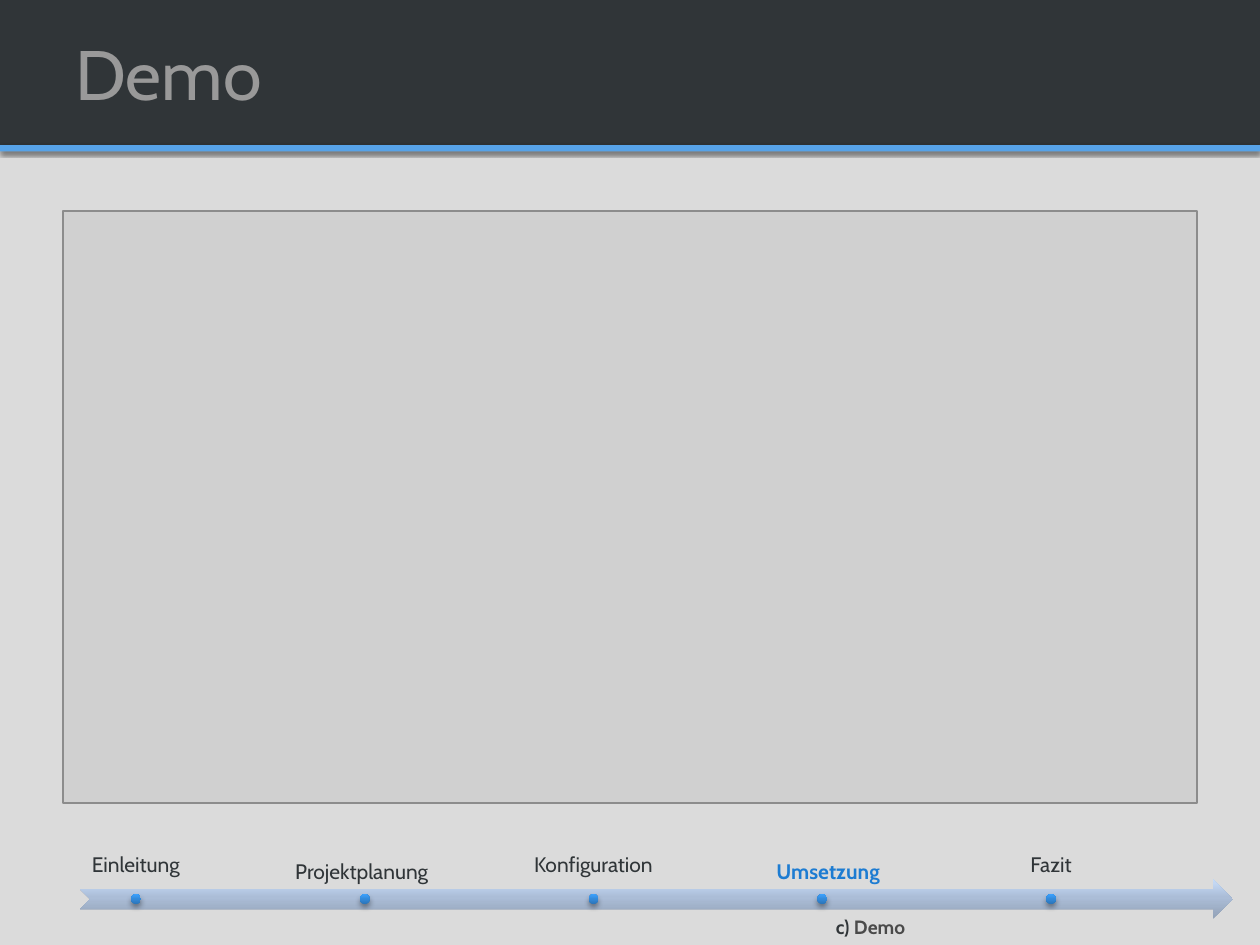
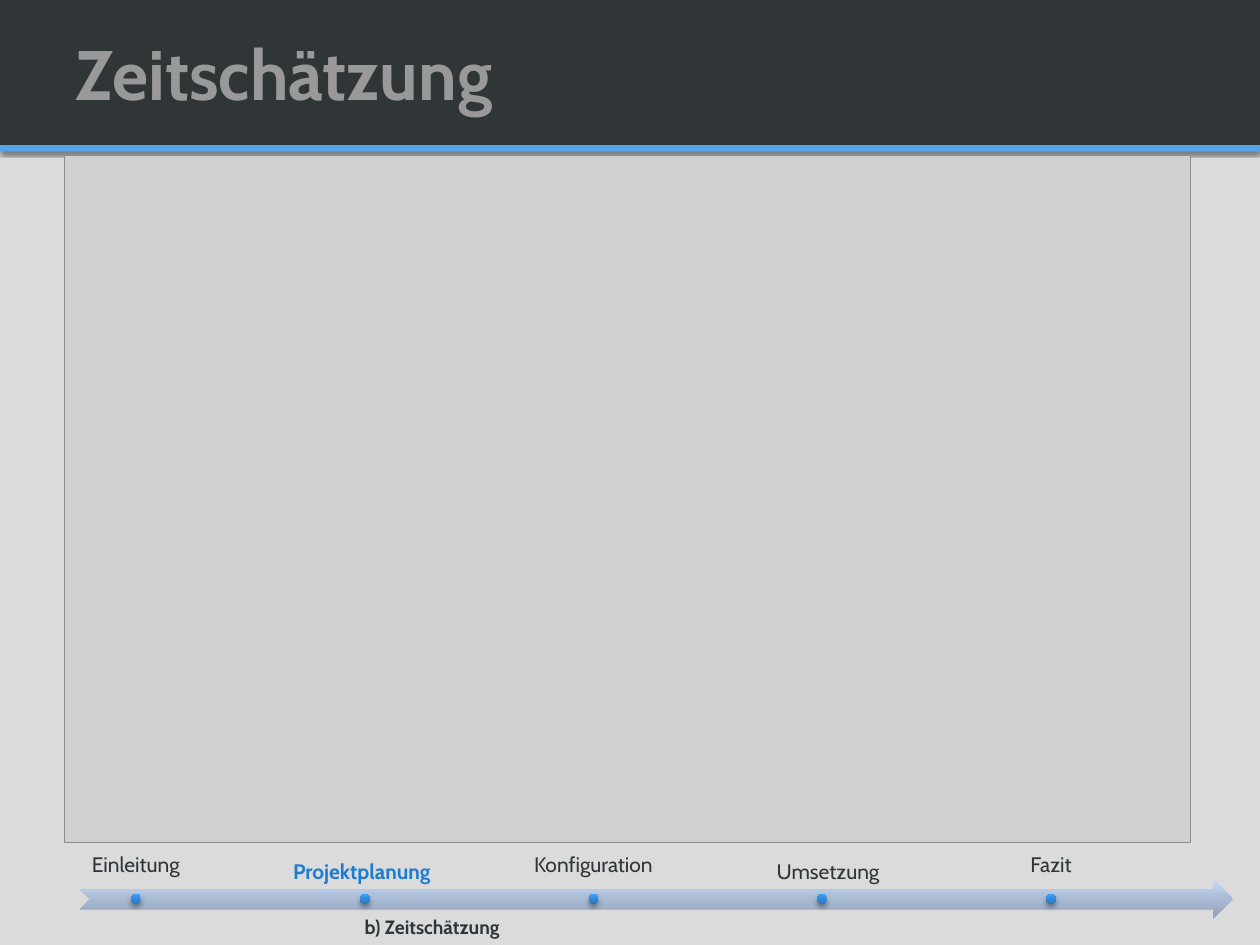
Before and after one commit to SAS-Systems/Unveiled-Documentation, a slide deck: slide 12 of Unveiled_FinalPresentation_V0.2.pptx (slide 30 before the commit). Drawn at 1260x945 pixels with LibreOffice and Linux fonts; fonts in the diff are those of the drawing; grey boxes stand for pictures; background and template pictures are left out. Boxes give left, top, right and bottom in pixels: in the first picture for what was removed or moved away, otherwise in the second. Text is boxed around its words. In the diff, an @@ line names an element or a change of style, - is before the commit and + after.

```diff
--- a/Unveiled_FinalPresentation_V0.2.pptx
+++ b/Unveiled_FinalPresentation_V0.2.pptx
@@ title at box(76, 47, 493, 116): text changed; bold on @@
-  Demo
+Zeitschätzung
@@ picture: place and size @@
-picture at box(63, 212, 1197, 804)
+picture at box(64, 155, 1191, 843)
@@ text "Projektplanung" at box(293, 863, 430, 884): text colour #303538 to #1D7CD2, bold on @@
@@ text "Umsetzung" at box(777, 864, 880, 884): text colour #1D7CD2 to #303538, bold off @@
@@ text added at box(365, 919, 500, 939), 11 pt, text #303538, bold @@
+  b) Zeitschätzung
@@ text removed at box(836, 919, 905, 937) @@
-  c) Demo
```
Also in this commit, not shown: 12 other slides changed, 1 slide added.
